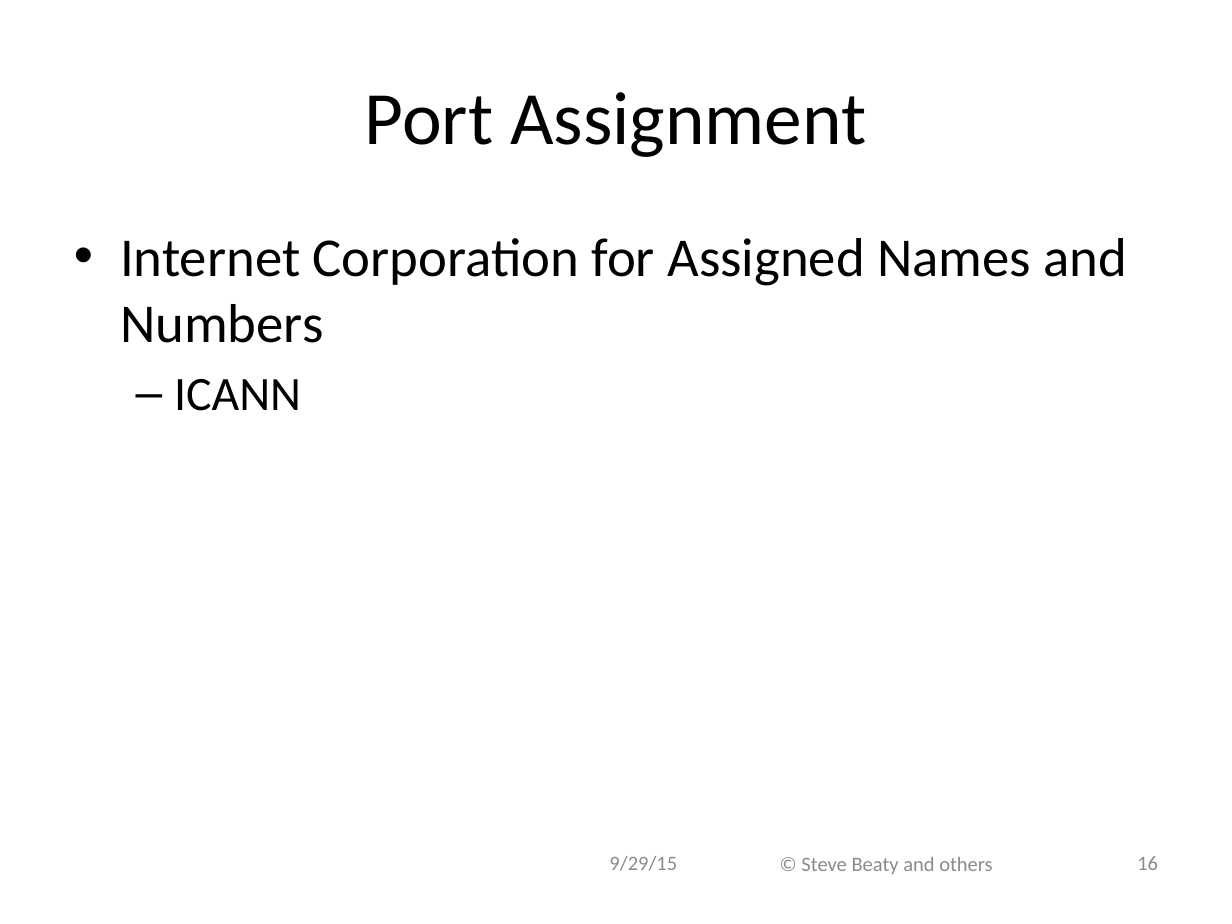
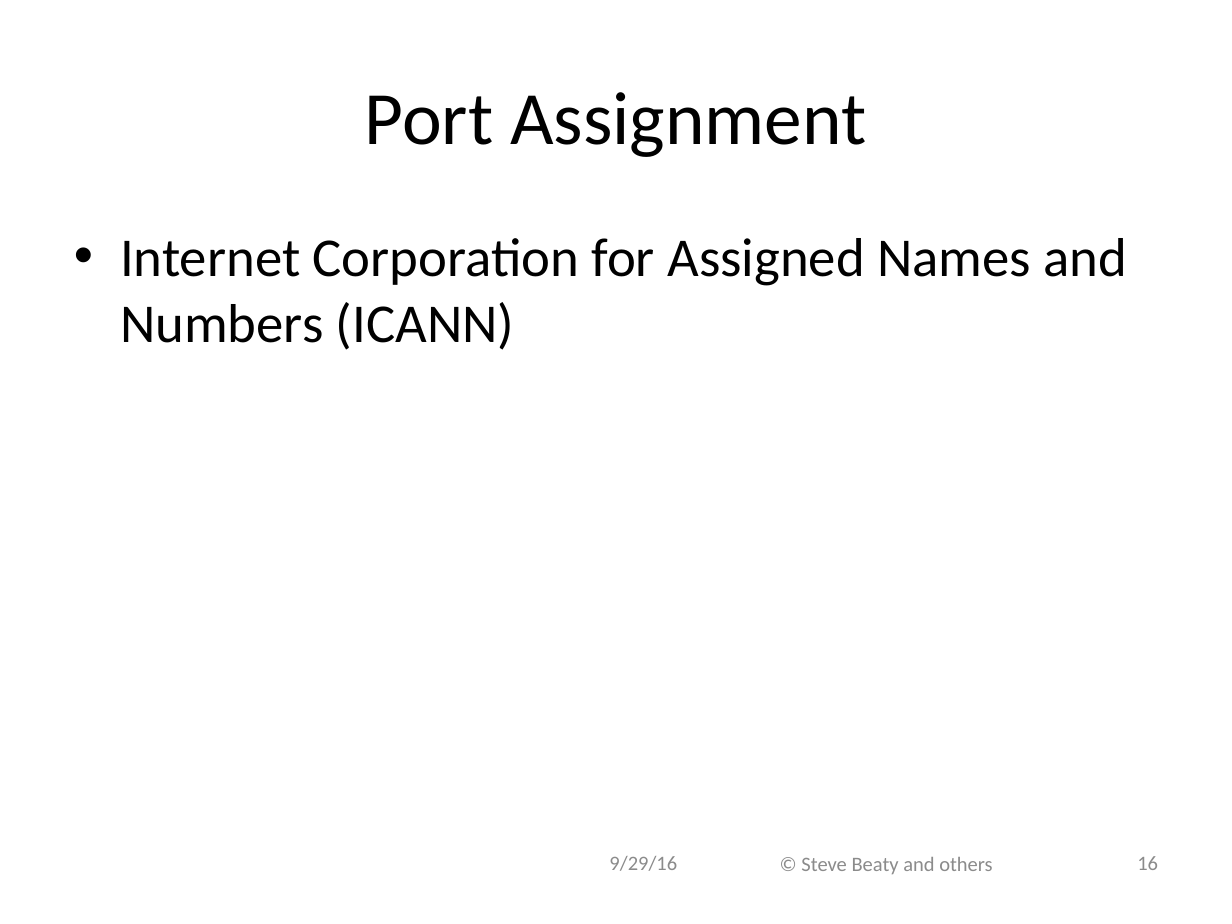
Before and after one commit to ivogeorg/cs1030, a slide deck: slide 16 of slides-steve/Chapter 10.pptx. Drawn at 1232x924 pixels with LibreOffice and Linux fonts; fonts in the diff are those of the drawing; background and template pictures are left out. Boxes give left, top, right and bottom in pixels: in the first picture for what was removed or moved away, otherwise in the second. Text is boxed around its words. In the diff, an @@ line names an element or a change of style, - is before the commit and + after.

```diff
--- a/slides-steve/Chapter 10.pptx
+++ b/slides-steve/Chapter 10.pptx
@@ text at [120,238,1128,350]: text changed @@
-• Internet Corporation for Assigned Names and Numbers
-  – ICANN
+• Internet Corporation for Assigned Names and Numbers (ICANN)
@@ text at [609,856,677,871]: text changed @@
-9/29/15
+9/29/16
```
Also in this commit, not shown: 40 other slides changed, 1 other file.
